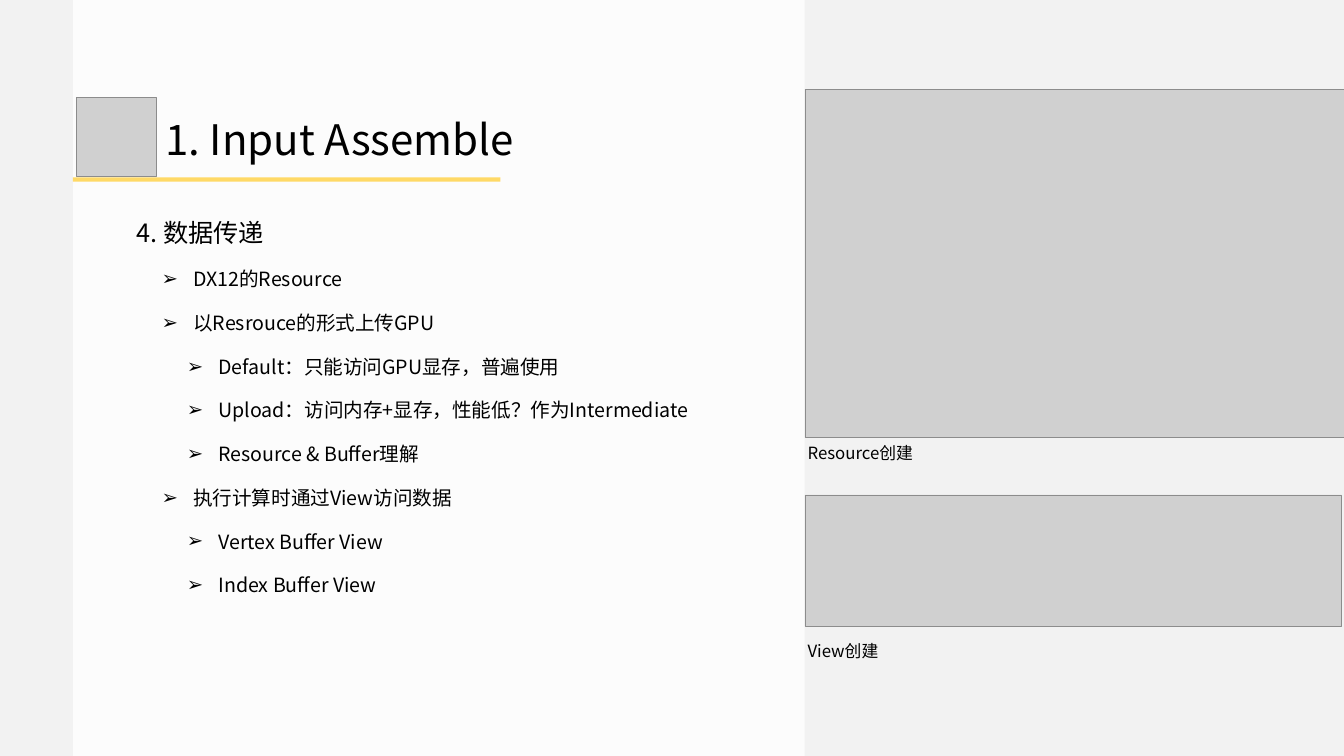
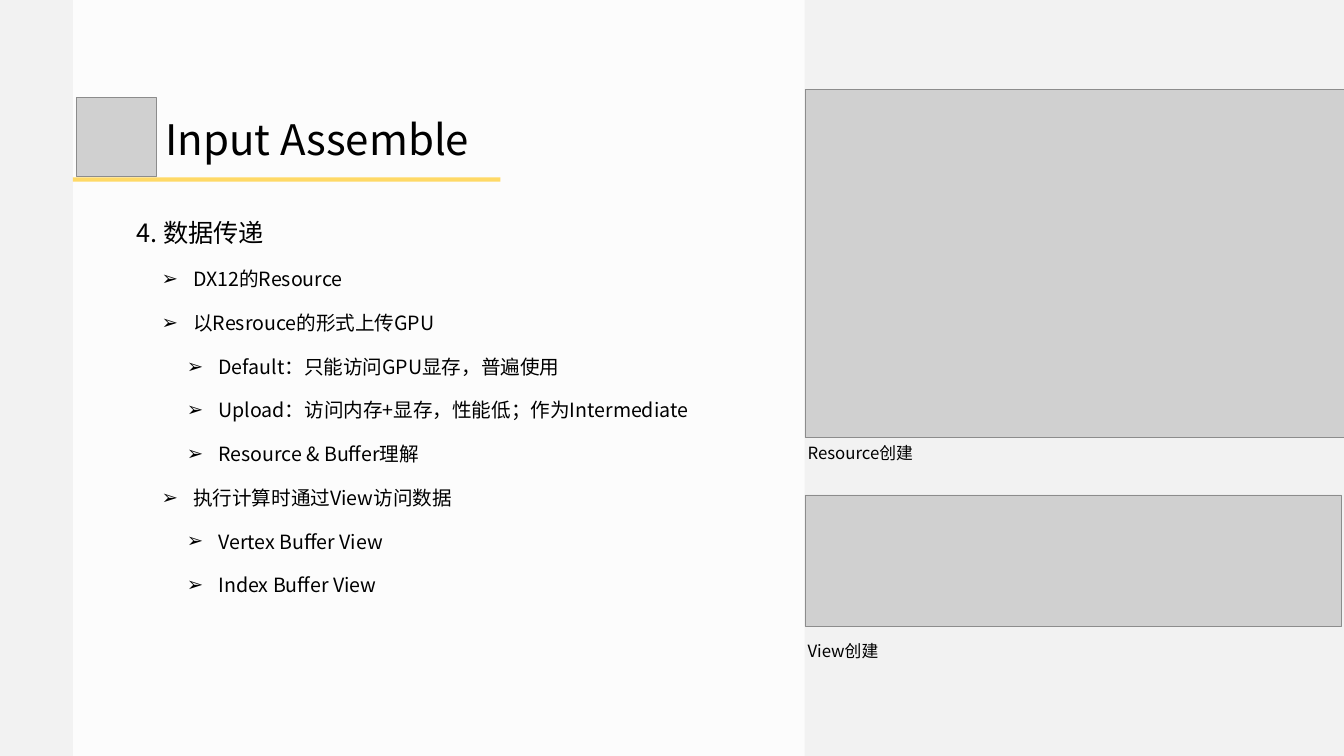
Before and after one commit to doomlover/KSGameEngineTutorials, a slide deck: slide 12 of PPTs/03.深入DX12绘制一.pptx (slide 11 before the commit). Drawn at 1344x756 pixels with LibreOffice and Linux fonts; fonts in the diff are those of the drawing; grey boxes stand for pictures. Boxes give left, top, right and bottom in pixels: in the first picture for what was removed or moved away, otherwise in the second. Text is boxed around its words. In the diff, an @@ line names an element or a change of style, - is before the commit and + after.

```diff
--- a/PPTs/03.深入DX12绘制一.pptx
+++ b/PPTs/03.深入DX12绘制一.pptx
@@ text at (165,121,469,165): text changed @@
-1. Input Assemble
+Input Assemble
@@ text at (218,400,688,422): text changed @@
-    ➢ Upload：访问内存+显存，性能低？作为Intermediate
+    ➢ Upload：访问内存+显存，性能低；作为Intermediate
```
Also in this commit, not shown: 24 other slides changed, 5 slides added, 1 slide removed, 1 other file.
